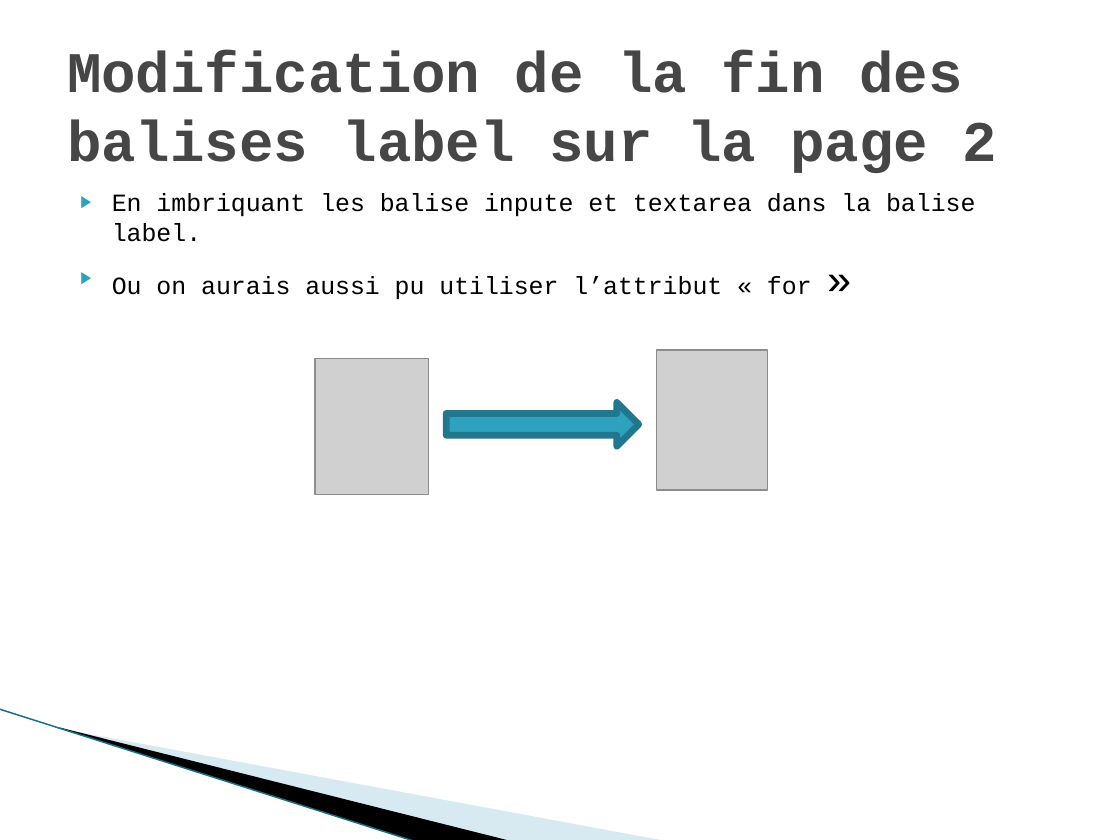
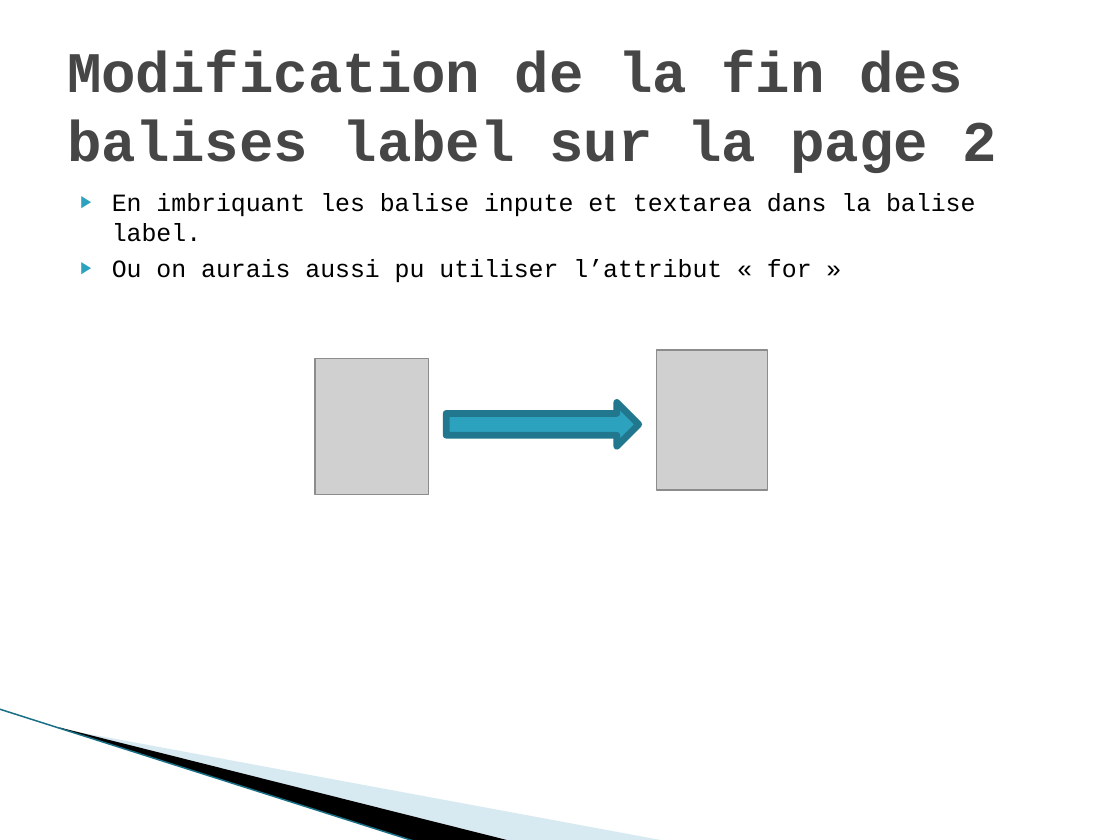
Before and after one commit to gwenaelgressier/GwenaelGressier_04_28022022, a slide deck: slide 17 of Rapport audit.pptx. Drawn at 1120x840 pixels with LibreOffice and Linux fonts; fonts in the diff are those of the drawing; grey boxes stand for pictures; background and template pictures are left out. Boxes give left, top, right and bottom in pixels: in the first picture for what was removed or moved away, otherwise in the second. Text is boxed around its words. In the diff, an @@ line names an element or a change of style, - is before the commit and + after.

Commit message:
modification du pp et du exel

```diff
--- a/Rapport audit.pptx
+++ b/Rapport audit.pptx
@@ text at [112, 259, 812, 282]: size 27 to 16 pt in "»" @@
```
Also in this commit, not shown: 1 other slide changed, 1 slide removed, 1 other file.
